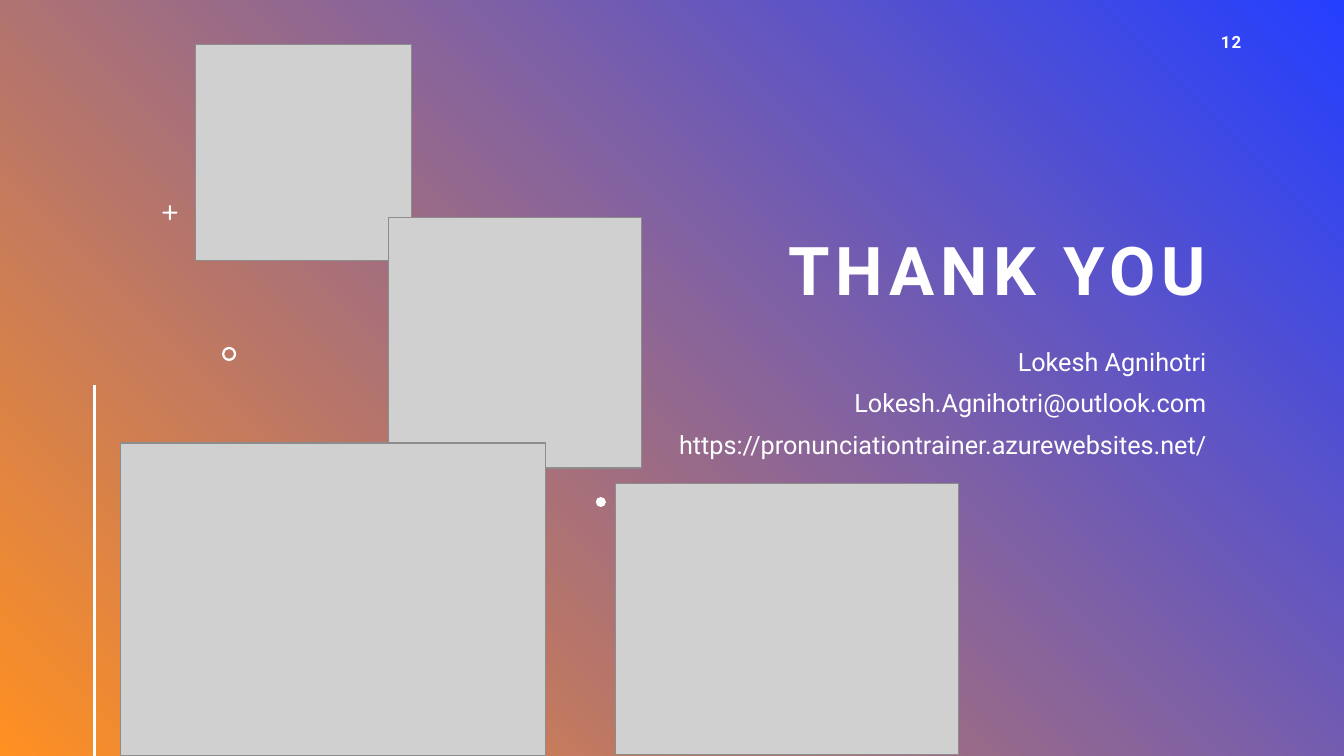
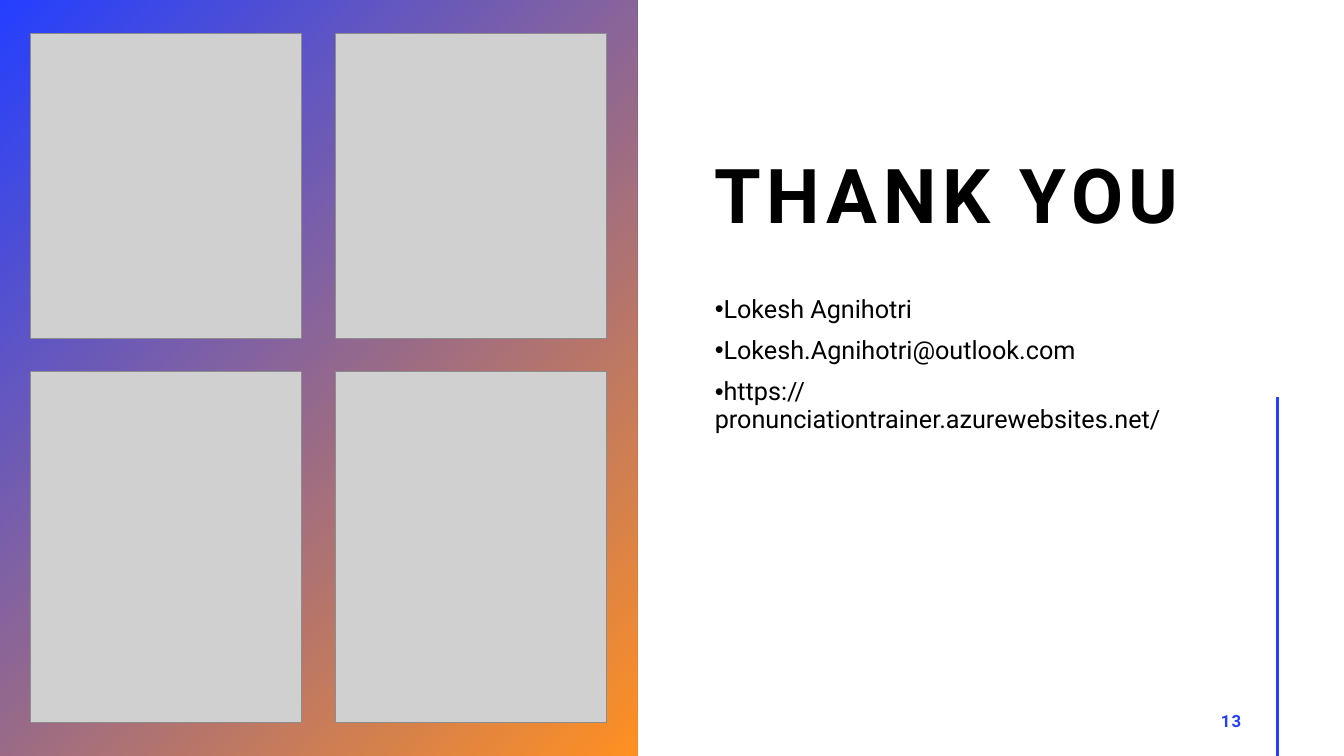
Before and after one commit to LokeshAgnihotri/Project_2023, a slide deck: slide 13 of Deliverables/Pronunciation_Trainer.pptx (slide 12 before the commit). Drawn at 1344x756 pixels with LibreOffice and Linux fonts; fonts in the diff are those of the drawing; grey boxes stand for pictures. Boxes give left, top, right and bottom in pixels: in the first picture for what was removed or moved away, otherwise in the second. Text is boxed around its words. In the diff, an @@ line names an element or a change of style, - is before the commit and + after.

```diff
--- a/Deliverables/Pronunciation_Trainer.pptx
+++ b/Deliverables/Pronunciation_Trainer.pptx
@@ background gradient #243FFF to #FF9022 to #FFFFFF @@
@@ rectangle added at (0, 0, 1344, 756), fill #FFFFFF @@
@@ rectangle added at (0, 0, 637, 756), fill gradient #243FFF to #FF9022 @@
@@ picture: place and size @@
-picture at (121, 444, 545, 756)
+picture at (31, 33, 302, 339)
@@ line added from (79, 39) to (79, 755), #FF9022 2 pt @@
@@ picture: place and size @@
-picture at (389, 218, 641, 469)
+picture at (336, 33, 607, 339)
@@ title "THANK YOU": place and size @@
-title "THANK YOU" at (789, 246, 1206, 296)
+title "THANK YOU" at (715, 168, 1179, 224)
@@ title "THANK YOU" at (715, 168, 1179, 224): size 48 to 54 pt, text colour #FFFFFF to #000000; alignment right to left @@
@@ page number removed at (1221, 36, 1242, 48) @@
-12
@@ freeform shape removed at (162, 205, 177, 220) @@
@@ text "Lokesh Agnihotri": place and size @@
-text "Lokesh Agnihotri" at (679, 352, 1207, 459)
+text "Lokesh Agnihotri" at (715, 299, 1161, 433)
@@ text "Lokesh Agnihotri" at (715, 299, 1161, 433): text colour #FFFFFF to #000000; alignment right to left; bullet none to • @@
@@ freeform shape removed at (222, 347, 236, 361) @@
@@ picture: place and size @@
-picture at (196, 45, 411, 261)
+picture at (31, 372, 302, 724)
@@ picture: place and size @@
-picture at (615, 484, 959, 755)
+picture at (336, 372, 607, 724)
@@ line added from (1277, 398) to (1277, 755), #FF9022 2 pt @@
@@ freeform shape removed at (596, 497, 606, 507) @@
@@ page number added at (1221, 715, 1242, 727), 12 pt, text #243FFF, bold @@
+13
```
Also in this commit, not shown: 1 other slide changed, 1 slide added.
